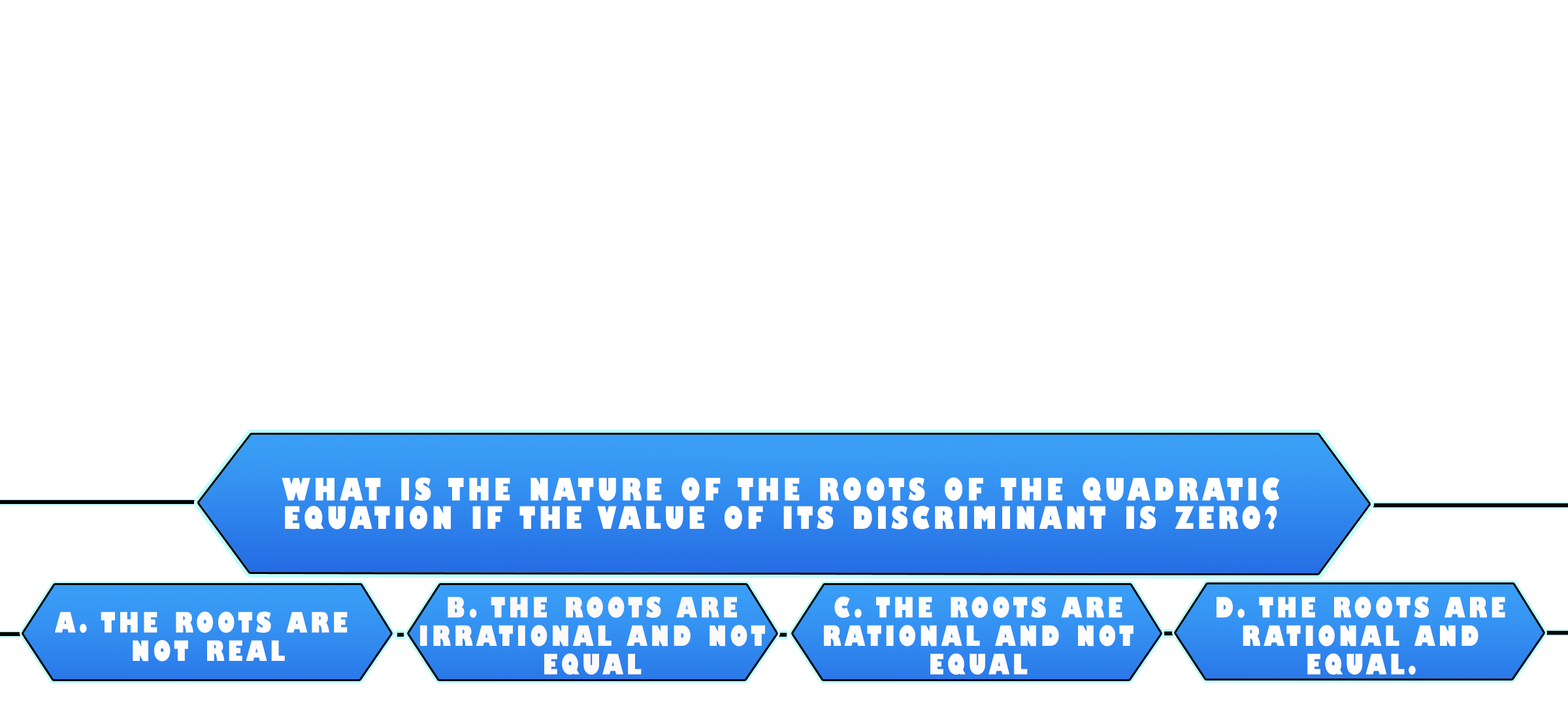
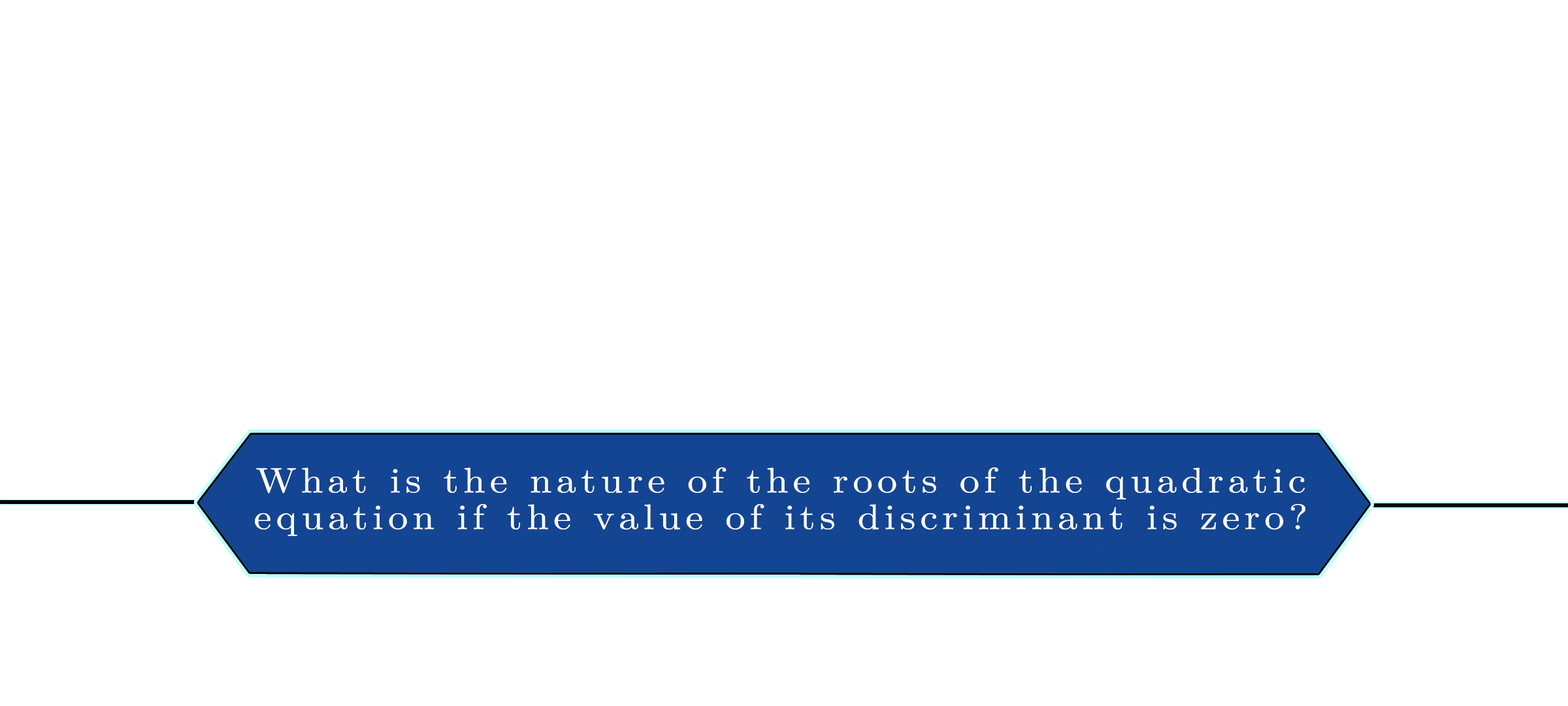
The second (1568, 706) image is a revision of the first. Changes to its layers:
painted on "What is the nature of the roots of the quadratic equation if th" over bbox(254, 467, 1306, 536)
painted on "Layer 7" over bbox(199, 434, 1369, 573)
hid group "Group 1" (9 layers) over bbox(1164, 584, 1568, 681)
painted on "D. The roots are rational and equal." over bbox(1209, 595, 1511, 681)
painted on "Layer 9" over bbox(1176, 584, 1544, 679)
hid group "Group 5" (8 layers) over bbox(793, 584, 1161, 681)
painted on "C. The roots are rational and not equal" over bbox(823, 595, 1134, 681)
painted on "Layer 9 copy" over bbox(793, 584, 1161, 679)
hid group "Group 4" (8 layers) over bbox(408, 584, 787, 681)
painted on "B. The roots are irrational and not equal" over bbox(420, 595, 766, 681)
painted on "Layer 9 copy 2" over bbox(408, 584, 777, 679)
hid group "Group 3" (7 layers) over bbox(0, 584, 404, 679)
painted on "A. The roots are not real" over bbox(37, 608, 365, 662)
painted on "Layer 9 copy 3" over bbox(23, 584, 391, 679)
